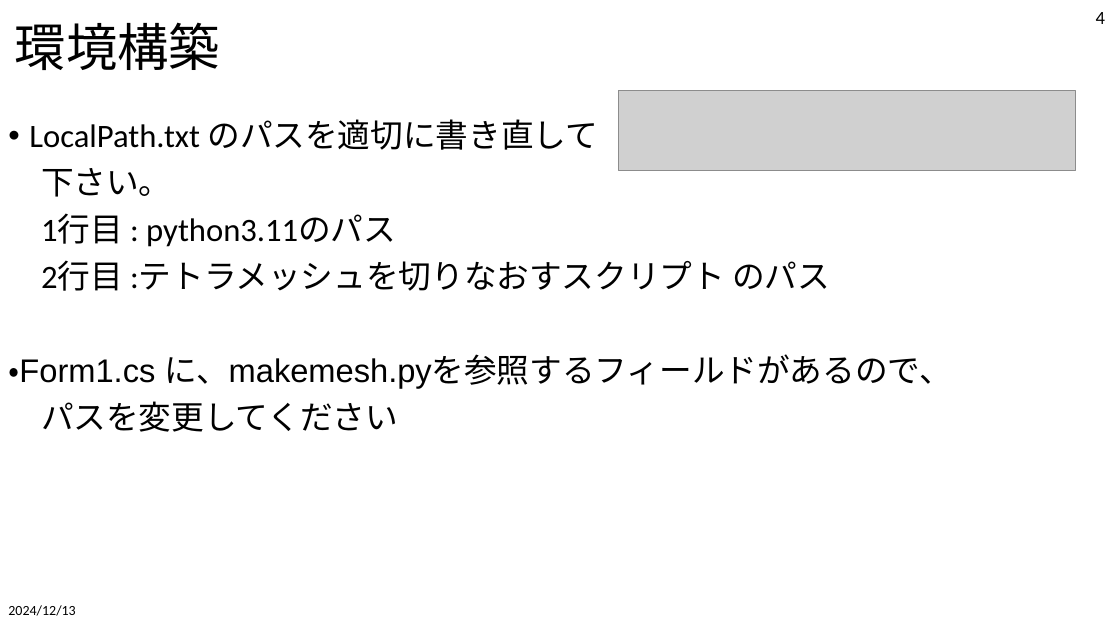
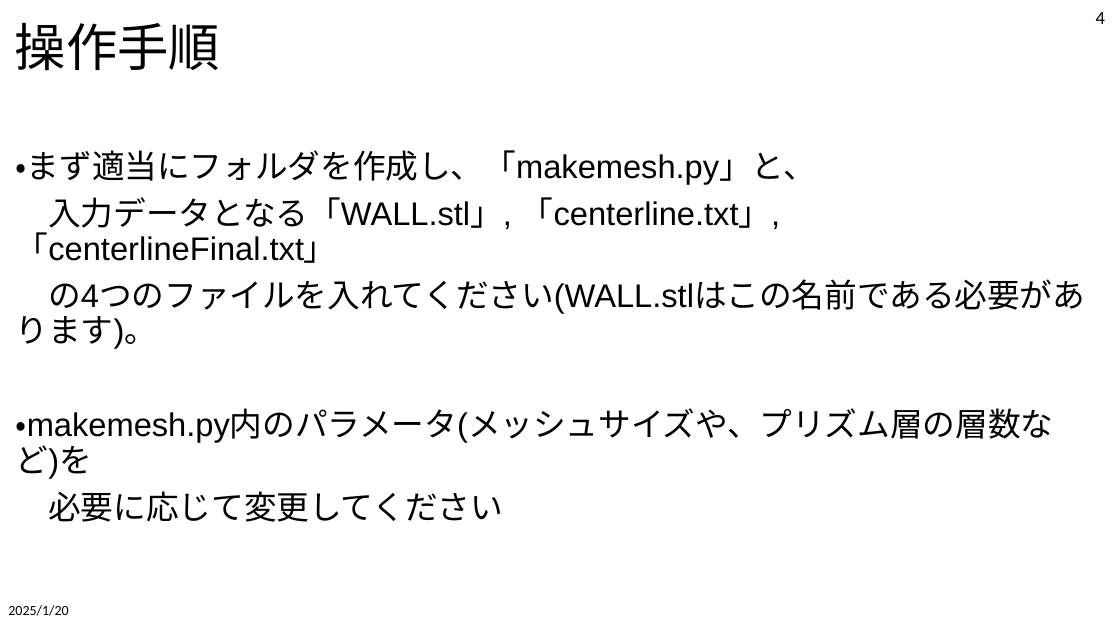
Before and after one commit to tailup7/VMD, a slide deck: slide 4 of SetupAndUsage.pptx. Drawn at 1120x630 pixels with LibreOffice and Linux fonts; fonts in the diff are those of the drawing; grey boxes stand for pictures. Boxes give left, top, right and bottom in pixels: in the first picture for what was removed or moved away, otherwise in the second. Text is boxed around its words. In the diff, an @@ line names an element or a change of style, - is before the commit and + after.

Commit message:
moving average on centerline tangent vector

```diff
--- a/SetupAndUsage.pptx
+++ b/SetupAndUsage.pptx
@@ title at bbox=[15, 23, 220, 70]: text changed @@
-環境構築
+操作手順
@@ picture removed at bbox=[619, 91, 1076, 171] @@
@@ text at bbox=[16, 150, 1085, 522]: text changed @@
-• LocalPath.txt のパスを適切に書き直して
-下さい。
-1行目 : python3.11のパス
-2行目 :テトラメッシュを切りなおすスクリプト のパス
-・Form1.cs に、makemesh.pyを参照するフィールドがあるので、
-パスを変更してください
+・まず適当にフォルダを作成し、「makemesh.py」と、
+入力データとなる「WALL.stl」, 「centerline.txt」,「centerlineFinal.txt」
+の4つのファイルを入れてください(WALL.stlはこの名前である必要があります)。
+・makemesh.py内のパラメータ(メッシュサイズや、プリズム層の層数など)を
+必要に応じて変更してください
@@ text at bbox=[8, 605, 68, 616]: text changed @@
-2024/12/13
+2025/1/20
```
Also in this commit, not shown: 9 other slides changed, 43 other files.
